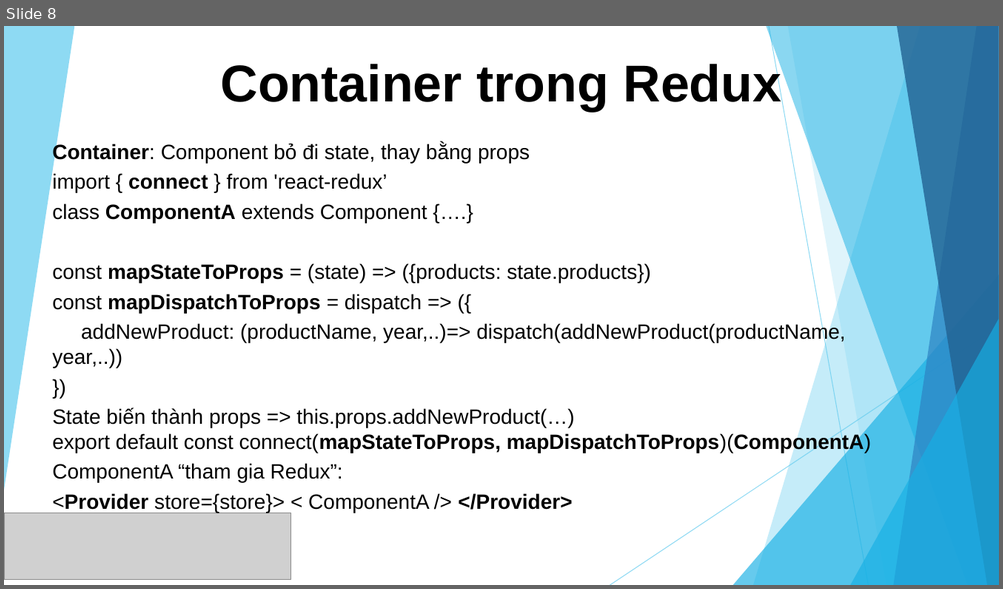
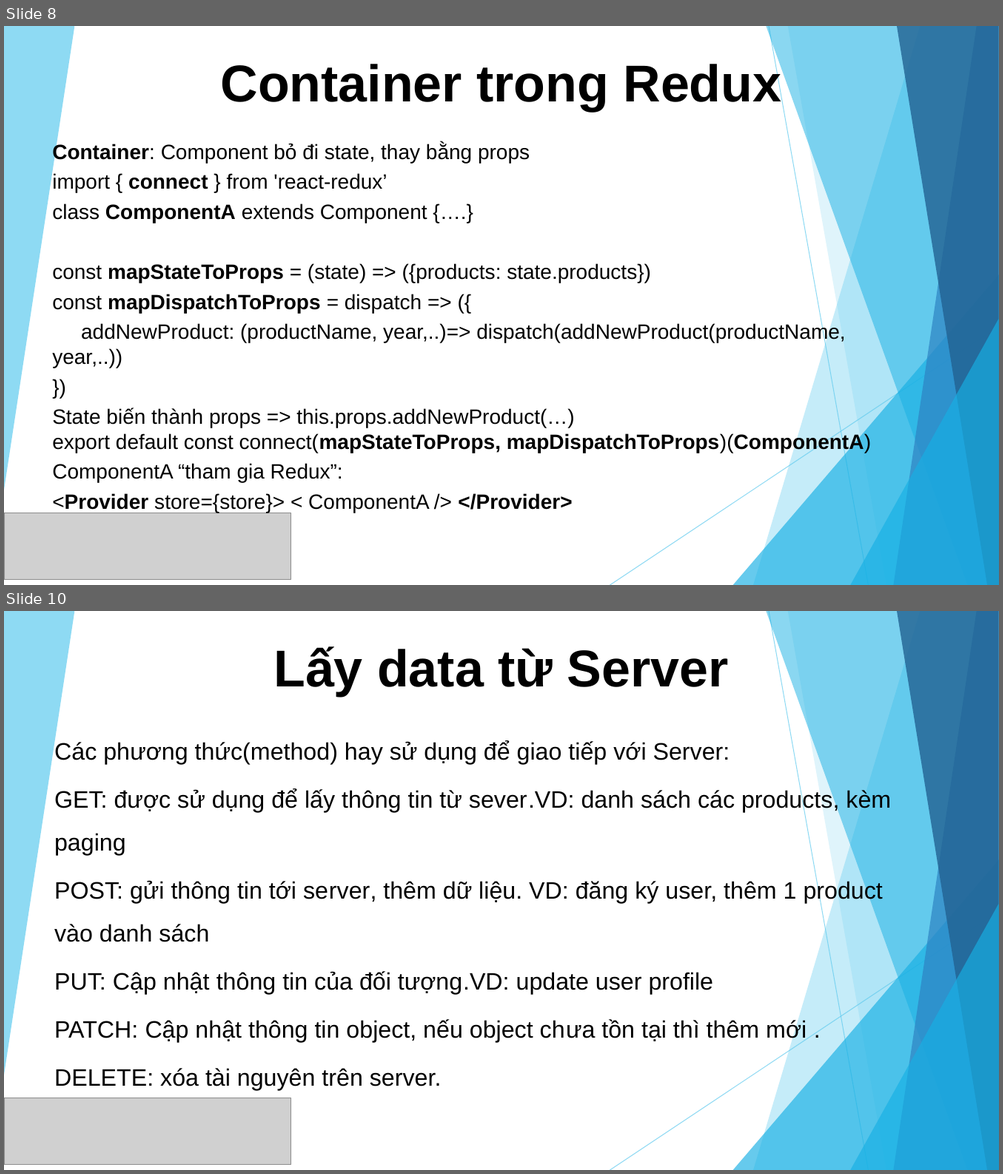
Before and after one commit to sunlight3d/CecomtechReactJST03-2019, a slide deck: Phần 5-Quản lý State với Redux.pptx. Shown one above the other, each under a label of ours: slide 8 before the commit, slides 8 and 10 after it; the slides between them are not shown. The pictures are 1003x589 and 1003x1174 pixels, drawn with LibreOffice and Linux fonts; fonts in the diff are those of the drawing; grey boxes stand for pictures. Boxes give left, top, right and bottom in pixels: in the first picture for what was removed or moved away, otherwise in the second. Text is boxed around its words. In the diff, an @@ line names an element or a change of style, - is before the commit and + after.

```diff
--- a/Phần 5-Quản lý State với Redux.pptx
+++ b/Phần 5-Quản lý State với Redux.pptx
@@ slide 10 added at (4, 611, 999, 1170), background #FFFFFF; not listed: 10 template elements that a slide beside it also shows @@
@@ title added at (273, 647, 728, 696), 50 pt, text #000000, bold @@
+Lấy data từ Server
@@ subtitle added at (54, 741, 891, 1091), 23 pt, text #000000 @@
+Các phương thức(method) hay sử dụng để giao tiếp với Server:
+GET: được sử dụng để lấy thông tin từ sever.VD: danh sách các products, kèm paging
+POST: gửi thông tin tới server, thêm dữ liệu. VD: đăng ký user, thêm 1 product vào danh sách
+PUT: Cập nhật thông tin của đối tượng.VD: update user profile
+PATCH: Cập nhật thông tin object, nếu object chưa tồn tại thì thêm mới .
+DELETE: xóa tài nguyên trên server.
@@ picture added at (4, 1099, 291, 1165) @@
```
Also in this commit, not shown: 1 slide changed, 4 other slides added, 6 other files.
